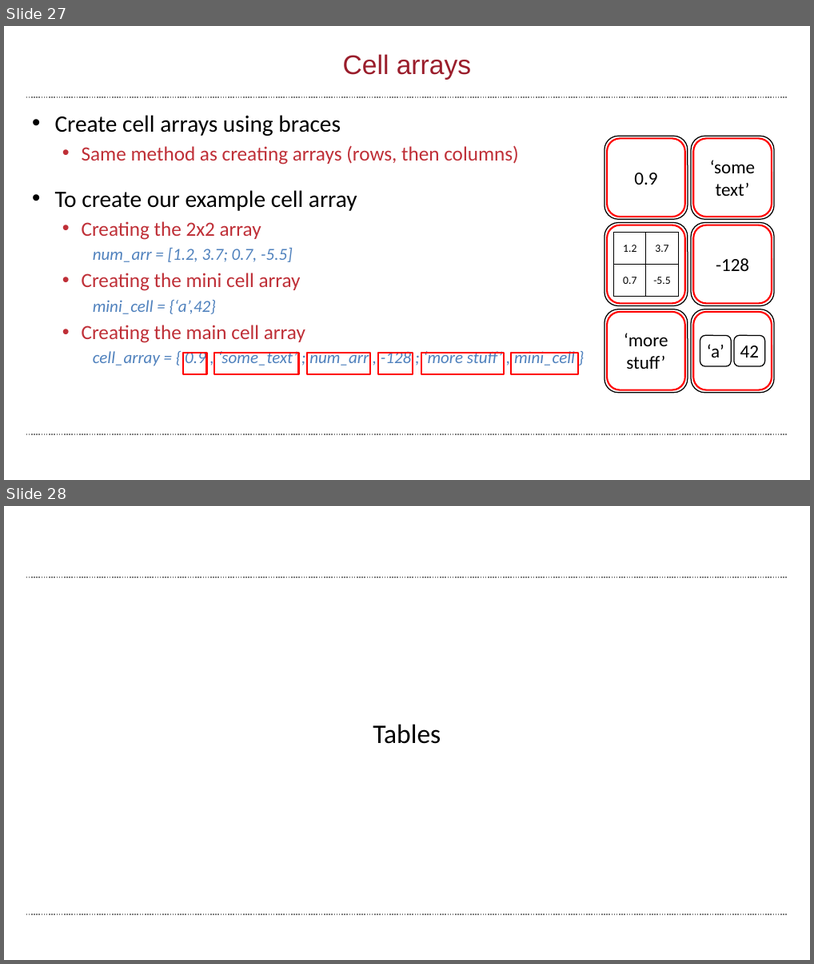
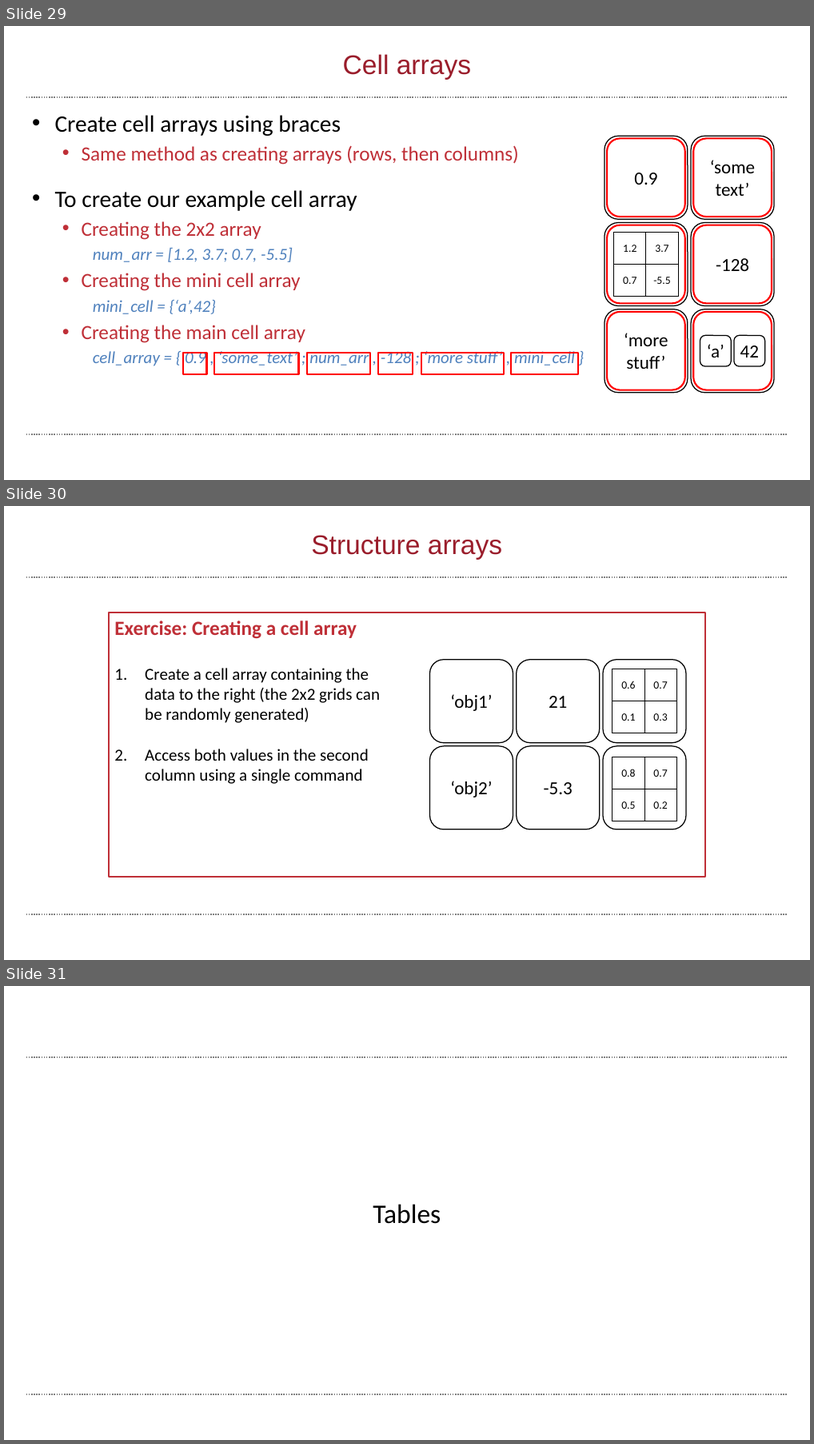
Before and after one commit to wbif-bristol/MATLAB-course, a slide deck: Session 3 - Advanced data structures/MATLAB Session 3.pptx. Shown one above the other, each under a label of ours: slides 27 and 28 before the commit, slides 29, 30 and 31 after it. The pictures are 814x964 and 814x1444 pixels, drawn with LibreOffice and Linux fonts; fonts in the diff are those of the drawing; background and template pictures are left out. Boxes give left, top, right and bottom in pixels: in the first picture for what was removed or moved away, otherwise in the second. Text is boxed around its words. In the diff, an @@ line names an element or a change of style, - is before the commit and + after.

Commit message:
More slide exercises for Session 3

```diff
--- a/Session 3 - Advanced data structures/MATLAB Session 3.pptx
+++ b/Session 3 - Advanced data structures/MATLAB Session 3.pptx
@@ slide 30 added at [4, 506, 810, 960], background #FFFFFF; not listed: 2 template elements that a slide beside it also shows @@
@@ title added at [311, 535, 502, 560], 32 pt, text #9A1D2B @@
+Structure arrays
@@ rectangle added at [109, 612, 706, 877], fill #FFFFFF, outline #BF2F37 2 pt @@
@@ text added at [114, 620, 380, 784], 20 pt, text #000000 @@
+Exercise: Creating a cell array
+1. Create a cell array containing the data to the right (the 2x2 grids can be randomly generated)
+2. Access both values in the second column using a single command
@@ table added at [613, 668, 677, 733], 2 rows, 2 columns @@
+0.6 | 0.7
+0.1 | 0.3
@@ text added at [450, 694, 492, 711], 22 pt, text #000000 @@
+‘obj1’
@@ text added at [549, 696, 567, 708], 22 pt, text #000000 @@
+21
@@ group added at [430, 660, 687, 830]: 6 rounded rectangles @@
@@ table added at [613, 757, 677, 821], 2 rows, 2 columns @@
+0.8 | 0.7
+0.5 | 0.2
@@ text added at [450, 780, 492, 797], 22 pt, text #000000 @@
+‘obj2’
@@ text added at [544, 782, 573, 794], 22 pt, text #000000 @@
+-5.3
@@ what was slide 27 is now slide 29 @@
@@ what was slide 28 is now slide 31 @@
```
Also in this commit, not shown: 5 slides changed, 9 other slides added, 1 slide removed, 2 other files.
